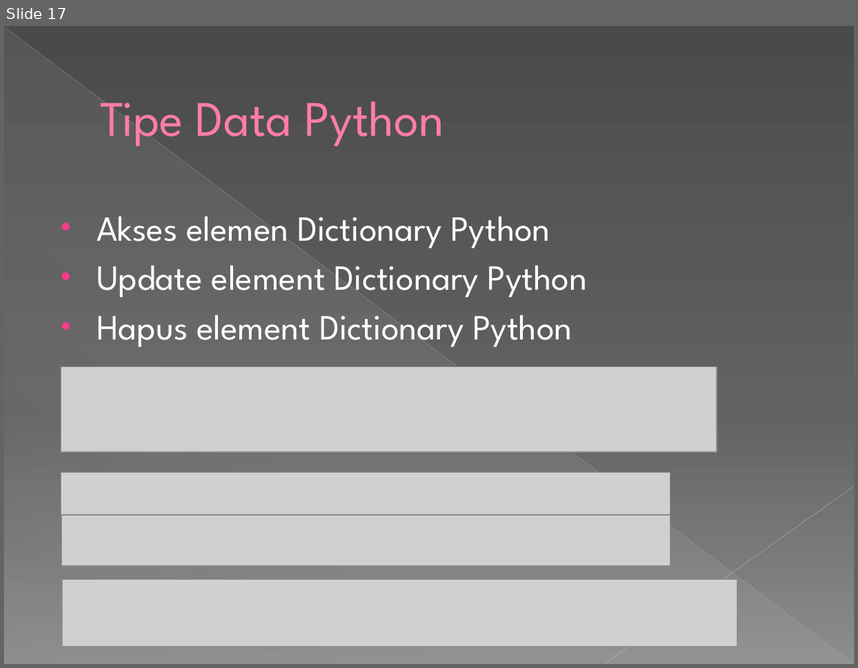
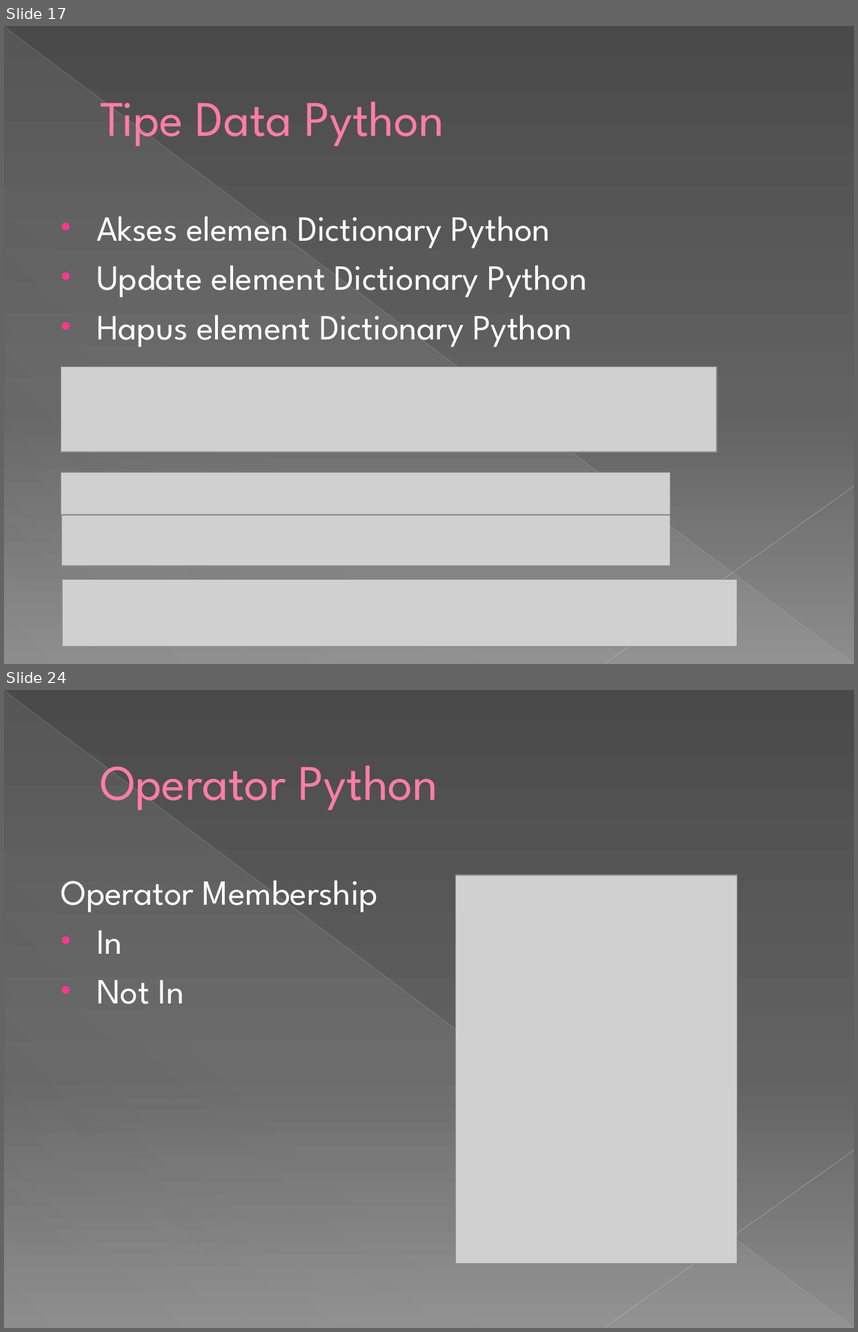
Before and after one commit to IrfanFadhilah48/Deep-Learning, a slide deck: DEEP LEARNING 1.pptx. Shown one above the other, each under a label of ours: slide 17 before the commit, slides 17 and 24 after it; the slides between them are not shown. The pictures are 858x668 and 858x1332 pixels, drawn with LibreOffice and Linux fonts; fonts in the diff are those of the drawing; grey boxes stand for pictures. Boxes give left, top, right and bottom in pixels: in the first picture for what was removed or moved away, otherwise in the second. Text is boxed around its words. In the diff, an @@ line names an element or a change of style, - is before the commit and + after.

```diff
--- a/DEEP LEARNING 1.pptx
+++ b/DEEP LEARNING 1.pptx
@@ slide 24 added at box(4, 690, 854, 1328), background gradient #4A4A4A to #626262 to #8C8C8C; not listed: 3 template elements that a slide beside it also shows @@
@@ title added at box(100, 765, 438, 810), 42 pt, text #FF7DA7 @@
+Operator Python
@@ picture added at box(455, 876, 737, 1264) @@
@@ text added at box(61, 880, 378, 1004), 30 pt, text #FFFFFF @@
+Operator Membership
+• In
+• Not In
```
Also in this commit, not shown: 1 slide changed, 8 other slides added.
